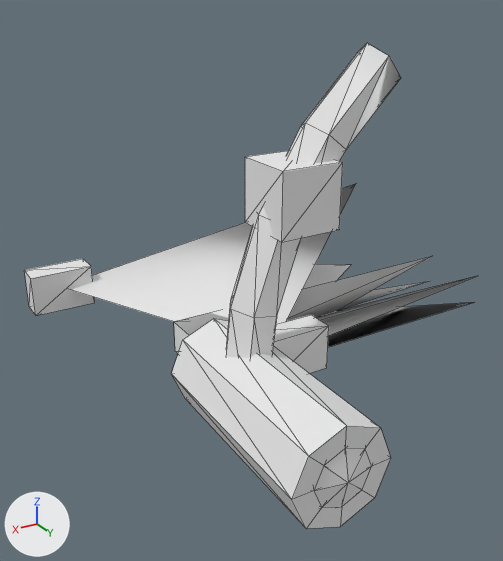
A saved change to the OBJ model assets/meshes/hull_sarn_destroyer_frag_2.obj.
Rendered twice from a camera (50 mm lens) standing at (2.46, 3.26, 1.53) and looking at (1.16, 1.11, 0.45). The lights are fixed; the arrows at lower left show +X, +Y and +Z. The picture after the commit comes second. Mesh edges are drawn as thin lines. Where no turn or scale is listed for an object, it has been applied to the vertices.

The older version as bpy lines, for what is in view:
```python
me_hull_sarn_destroyer_frag_2 = bpy.data.meshes.new('hull_sarn_destroyer_frag_2')
me_hull_sarn_destroyer_frag_2.from_pydata(...)  # 106 vertices, 180 faces; spans x 0.0..1.84, y 0.25..2.01, z 0.0..1.34
# faces by material slot: [154, 26]
me_hull_sarn_destroyer_frag_2.materials.append(mat_skin)  # white #e7e7e7
me_hull_sarn_destroyer_frag_2.materials.append(mat_interior)  # white #e7e7e7
ob_hull_sarn_destroyer_frag_2 = bpy.data.objects.new('hull_sarn_destroyer_frag_2', me_hull_sarn_destroyer_frag_2)
ob_hull_sarn_destroyer_frag_2.location = (0.0, 0.0, 0.0)
```
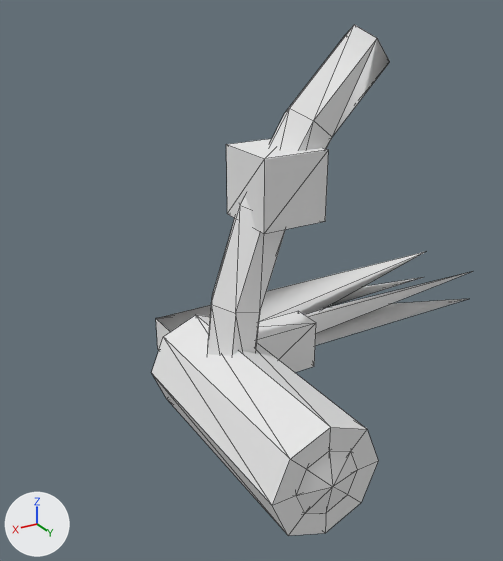
Boxes [x1, y1, x2, y2] around the edits, measured in the pictures (503 x 561 px; the box of a moved part takes in the faces that stretch with it):
'hull_sarn_destroyer_frag_2', reshaped (29% narrower)
    before: [24, 43, 476, 529]
    after: [151, 25, 473, 536]
part 1 of me_hull_sarn_destroyer_frag_2, moved or reshaped
    before: [273, 315, 329, 373]
    after: [257, 311, 316, 372]
part 2 of me_hull_sarn_destroyer_frag_2, moved or reshaped
    before: [226, 43, 401, 358]
    after: [207, 25, 390, 356]
part 3 of me_hull_sarn_destroyer_frag_2, moved or reshaped
    before: [245, 151, 343, 242]
    after: [226, 139, 328, 234]
part 4 of me_hull_sarn_destroyer_frag_2, added
    after: [151, 315, 378, 536]
part 5 of me_hull_sarn_destroyer_frag_2, moved or reshaped
    before: [314, 448, 372, 507]
    after: [296, 450, 358, 513]
part 6 of me_hull_sarn_destroyer_frag_2, moved or reshaped
    before: [174, 256, 476, 353]
    after: [156, 252, 473, 350]
part 7 of me_hull_sarn_destroyer_frag_2, deleted
    before: [171, 319, 391, 529]
part 8 of me_hull_sarn_destroyer_frag_2, deleted
    before: [24, 259, 95, 316]
part 9 of me_hull_sarn_destroyer_frag_2, deleted
    before: [70, 184, 356, 324]

The change, as a list of edits to the scene's bpy script:
```text
Change me_hull_sarn_destroyer_frag_2:
    used by ob_hull_sarn_destroyer_frag_2; location = (0.0, 0.0, 0.0)
    remove me_hull_sarn_destroyer_frag_2.from_pydata(...)  # 106 vertices, 180 faces; spans x 0.0..1.84, y 0.25..2.01, z 0.0..1.34
    add me_hull_sarn_destroyer_frag_2.from_pydata(...)  # 93 vertices, 162 faces; spans x 0.0..1.62, y 0.89..2.01, z 0.02..1.4
    me_hull_sarn_destroyer_frag_2 part 1: the loose piece of 8 vertices spanning x 1.0..1.27, y 1.28..1.4, z 0.15..0.34 is moved by (0.05, -0.03, 0.01)
    me_hull_sarn_destroyer_frag_2 part 2: the loose piece of 32 vertices spanning x 0.8..1.47, y 1.34..1.5, z 0.2..1.34 is scaled about its middle by 1.04, then moved by (0.05, -0.02, 0.03)
    me_hull_sarn_destroyer_frag_2 part 3: the loose piece of 8 vertices spanning x 1.08..1.31, y 1.31..1.53, z 0.77..1.0 is moved by (0.05, -0.02, 0.04)
    me_hull_sarn_destroyer_frag_2 part 4: a new loose piece, an 8-sided cylinder along y spanning x 1.25..1.62, y 1.16..1.99, z 0.02..0.39, in mat_skin (white #e7e7e7)
    me_hull_sarn_destroyer_frag_2 part 5: the loose piece of 18 vertices spanning x 1.23..1.53, y 1.95..2.01, z 0.05..0.34 is moved by (0.06, 0.0, 0.01)
    me_hull_sarn_destroyer_frag_2 part 6: the loose piece of 9 vertices spanning x 0.0..1.42, y 0.93..1.23, z 0.13..0.26 is scaled about its middle by 1.04, then moved by (0.03, -0.04, 0.01)
    me_hull_sarn_destroyer_frag_2 part 7: the loose piece of 18 vertices spanning x 1.2..1.56, y 1.19..1.99, z 0.01..0.38 is deleted
    me_hull_sarn_destroyer_frag_2 part 8: the loose piece of 8 vertices spanning x 1.57..1.84, y 0.25..0.36, z 0.15..0.34 is deleted
    me_hull_sarn_destroyer_frag_2 part 9: the loose piece of 5 vertices spanning x 0.0..1.7, y 0.3..1.32, z 0.0..0.49 is deleted
```
